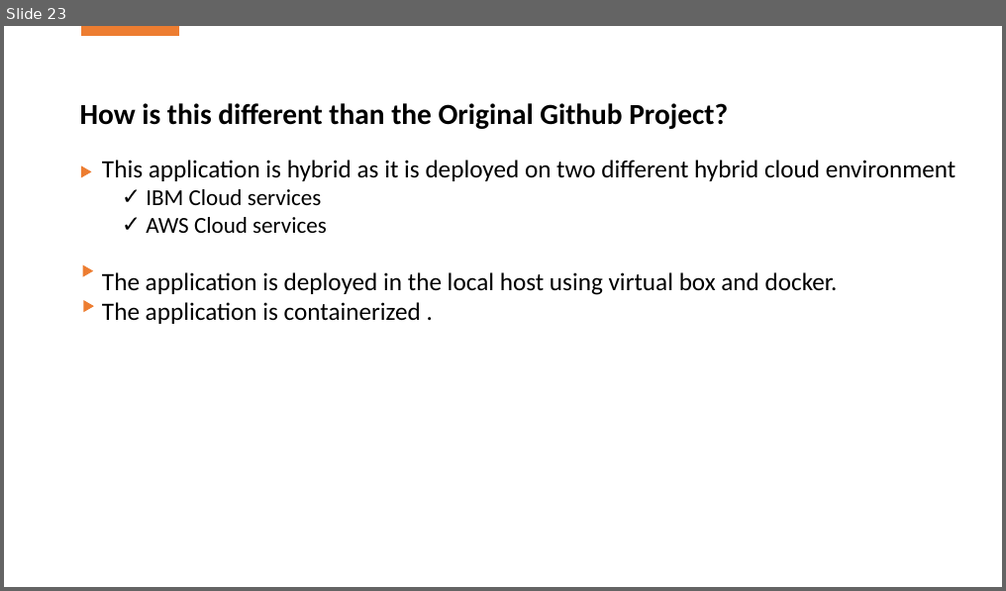
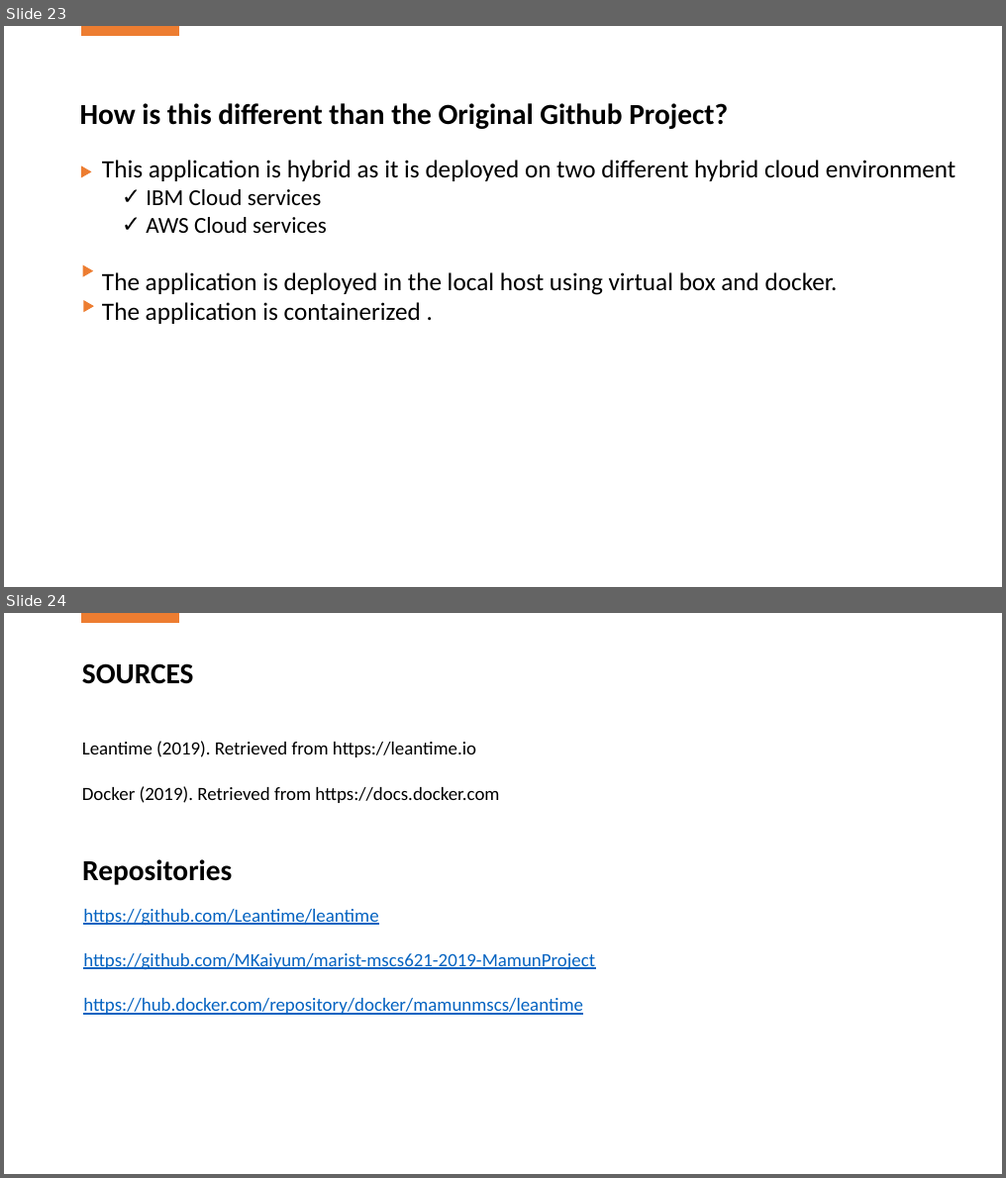
Before and after one commit to MKaiyum/marist-mscs621-2019-MamunProject, a slide deck: docs/Final Project.pptx. Shown one above the other, each under a label of ours: slide 23 before the commit, slides 23 and 24 after it. The pictures are 1006x591 and 1006x1178 pixels, drawn with LibreOffice and Linux fonts; fonts in the diff are those of the drawing. Boxes give left, top, right and bottom in pixels: in the first picture for what was removed or moved away, otherwise in the second. Text is boxed around its words. In the diff, an @@ line names an element or a change of style, - is before the commit and + after.

```diff
--- a/docs/Final Project.pptx
+++ b/docs/Final Project.pptx
@@ slide 24 added at (4, 613, 1002, 1174), background #FFFFFF @@
@@ rectangle added at (82, 613, 178, 623), fill #ED7D31, outline #ED7D31 1 pt @@
@@ text added at (82, 663, 194, 684), 28 pt, text #000000, bold @@
+SOURCES
@@ text added at (82, 741, 499, 803), 18 pt, text #000000 @@
+Leantime (2019). Retrieved from https://leantime.io
+Docker (2019). Retrieved from https://docs.docker.com
@@ text added at (82, 860, 232, 885), 28 pt, text #000000, bold @@
+Repositories
@@ text added at (83, 909, 595, 1015), 18 pt, text #0563C1, underline @@
+https://github.com/Leantime/leantime
+https://github.com/MKaiyum/marist-mscs621-2019-MamunProject
+https://hub.docker.com/repository/docker/mamunmscs/leantime
```
